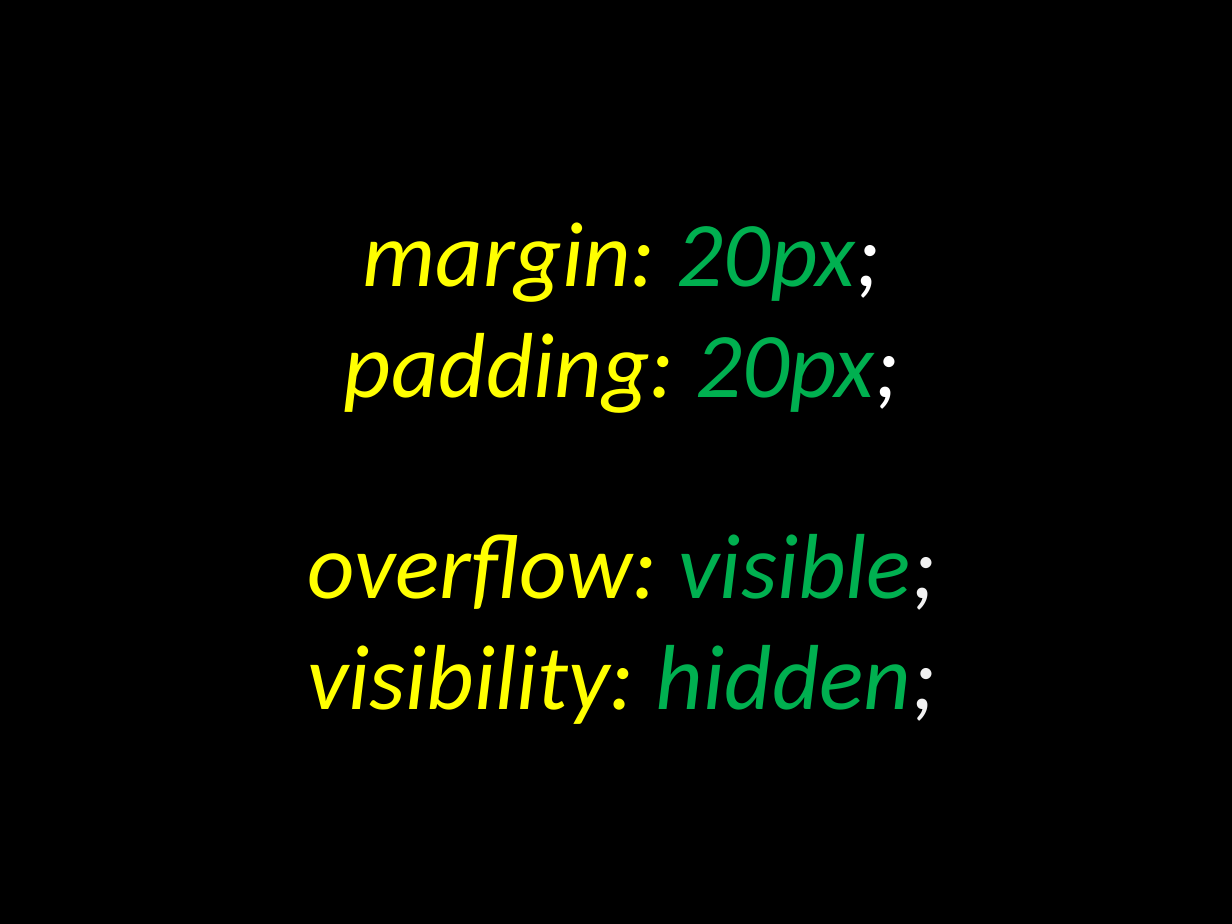
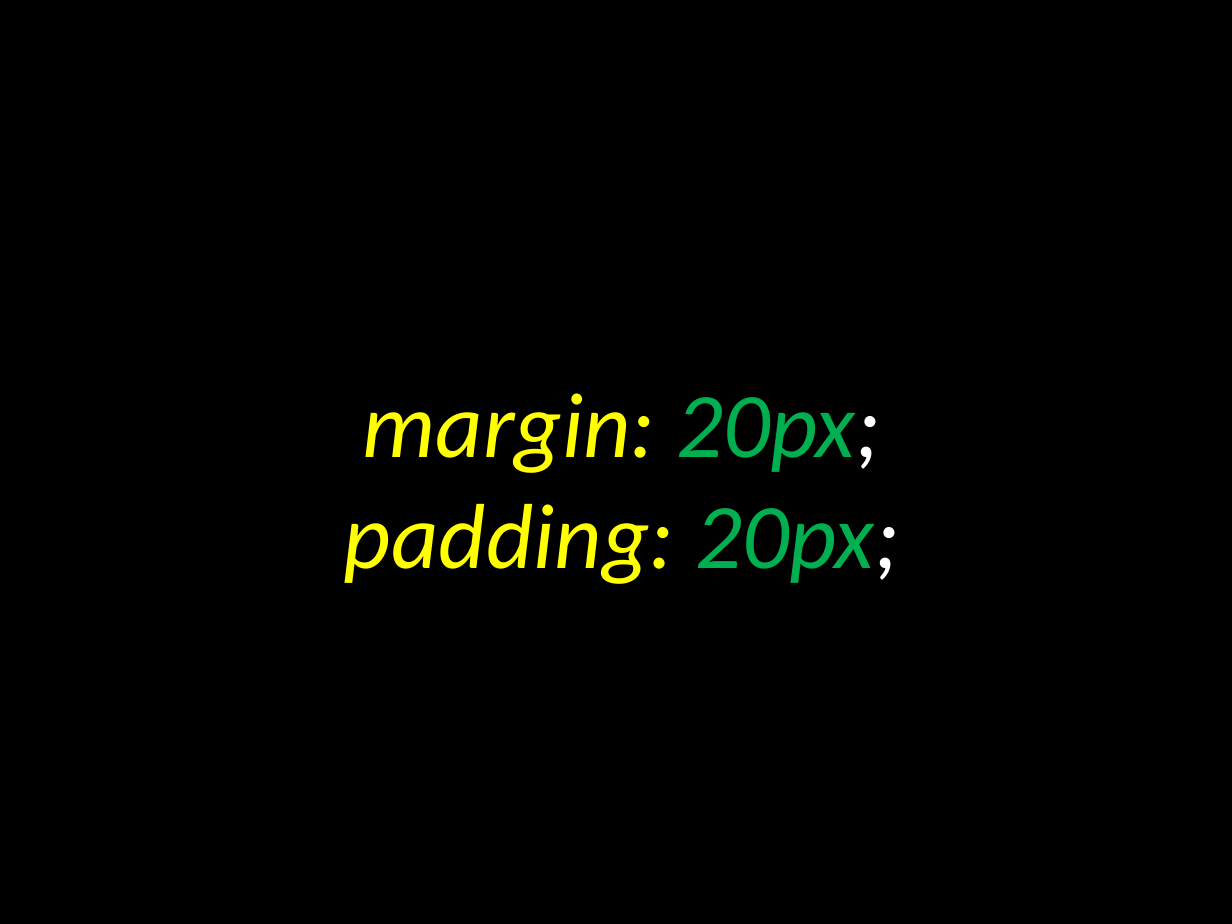
Before and after one commit to elloraCpe/courses, a slide deck: slide 60 of CPEE1/02. Week 2/00. Presentation/Week 2.pptx. Drawn at 1232x924 pixels with LibreOffice and Linux fonts; fonts in the diff are those of the drawing. Boxes give left, top, right and bottom in pixels: in the first picture for what was removed or moved away, otherwise in the second. Text is boxed around its words. In the diff, an @@ line names an element or a change of style, - is before the commit and + after.

```diff
--- a/CPEE1/02. Week 2/00. Presentation/Week 2.pptx
+++ b/CPEE1/02. Week 2/00. Presentation/Week 2.pptx
@@ text "margin: 20px;": place and size @@
-text "margin: 20px;" at <box>307,222,936,724</box>
+text "margin: 20px;" at <box>344,393,899,584</box>
@@ text at <box>307,534,936,724</box>: paragraphs removed @@
-overflow: visible;
-visibility: hidden;
```
Also in this commit, not shown: 4 other slides changed, 4 slides added, 1 slide removed.
